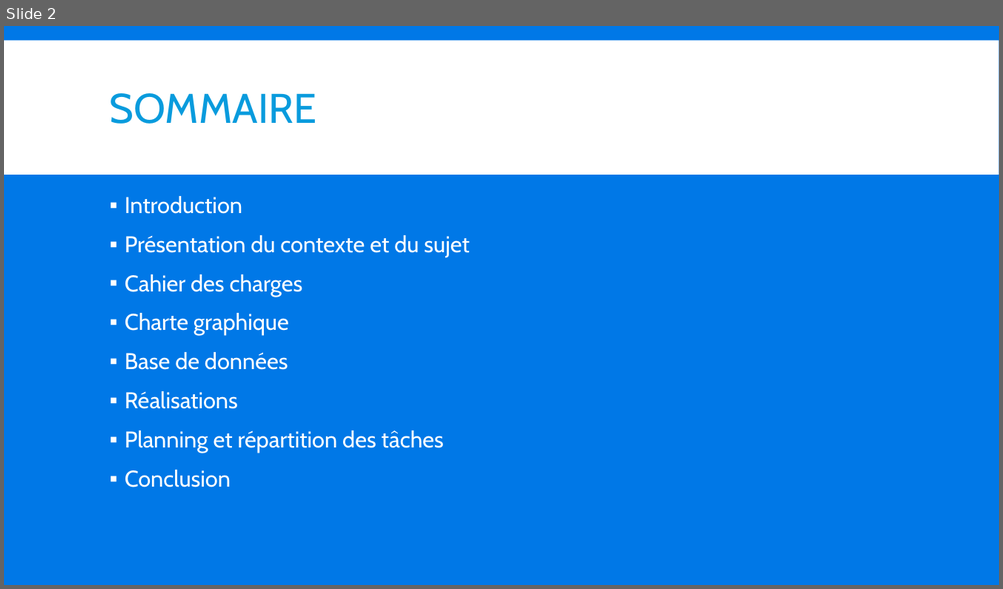
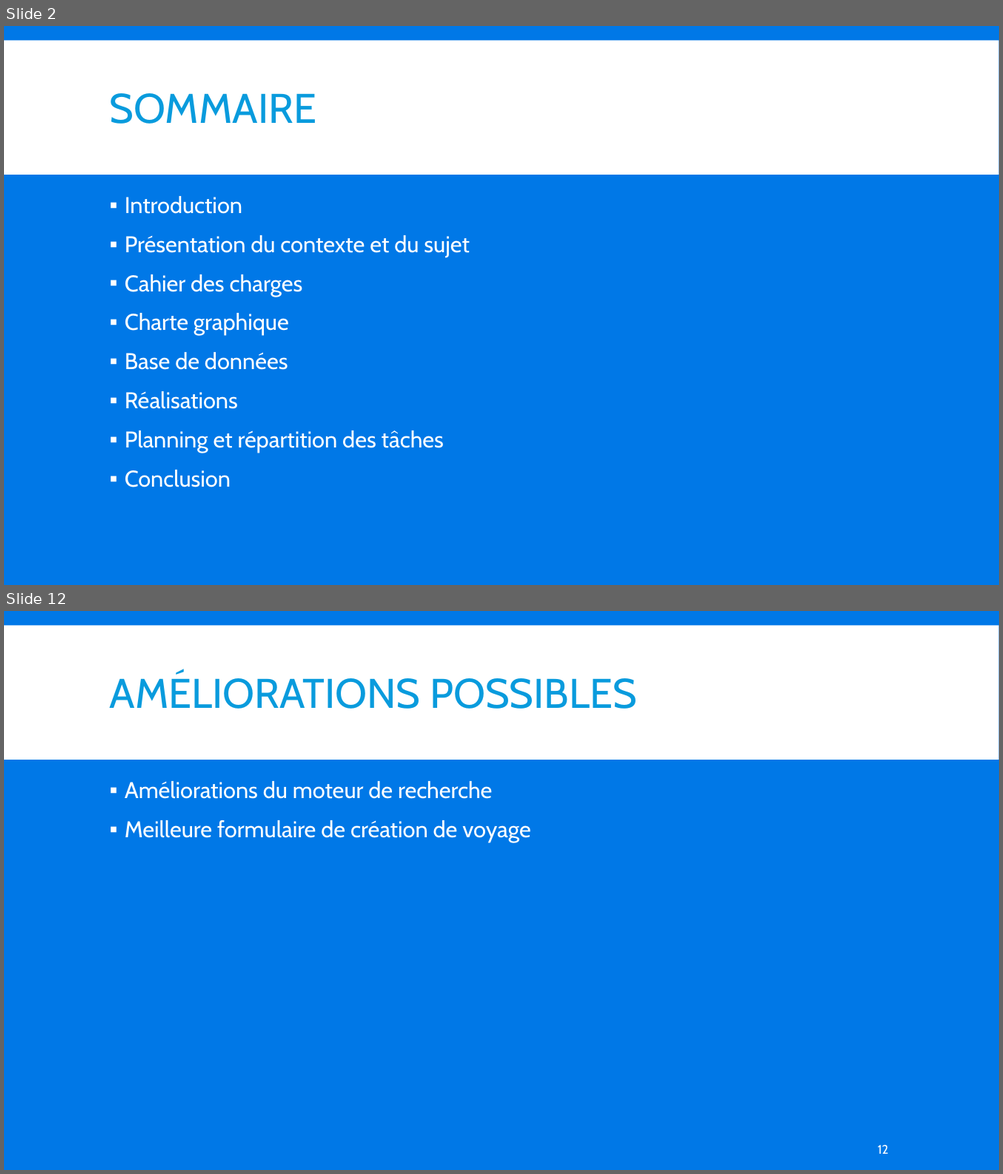
Before and after one commit to RetroAsh/CoEtu, a slide deck: rapports/Freetu.pptx. Shown one above the other, each under a label of ours: slide 2 before the commit, slides 2 and 12 after it; the slides between them are not shown. The pictures are 1003x589 and 1003x1174 pixels, drawn with LibreOffice and Linux fonts; fonts in the diff are those of the drawing. Boxes give left, top, right and bottom in pixels: in the first picture for what was removed or moved away, otherwise in the second. Text is boxed around its words. In the diff, an @@ line names an element or a change of style, - is before the commit and + after.

```diff
--- a/rapports/Freetu.pptx
+++ b/rapports/Freetu.pptx
@@ slide 12 added at <box>4,611,999,1170</box>, background #0078E7; not listed: 1 template element that a slide beside it also shows @@
@@ title added at <box>110,673,637,709</box>, 40 pt, text #099BDD @@
+AMÉLIORATIONS POSSIBLES
@@ text added at <box>125,781,531,843</box>, 22 pt, text #FFFFFF @@
+▪ Améliorations du moteur de recherche
+▪ Meilleure formulaire de création de voyage
@@ page number added at <box>877,1145,888,1154</box>, 12 pt, text #FFFFFF @@
+12
```
Also in this commit, not shown: 7 slides changed, 4 other slides added, 2 slides removed, 3 other files.
